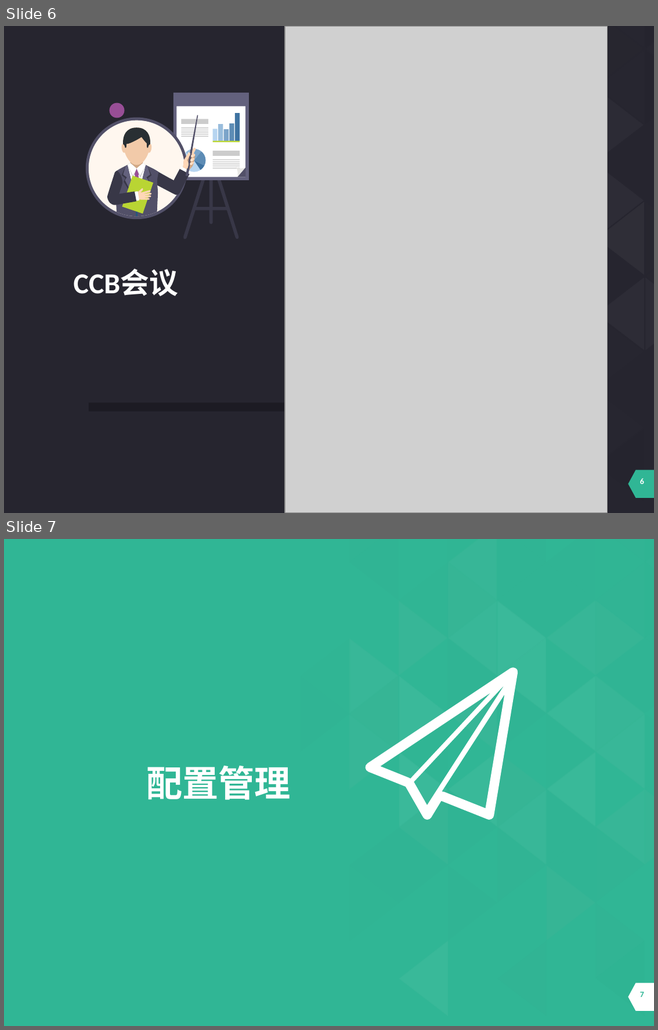
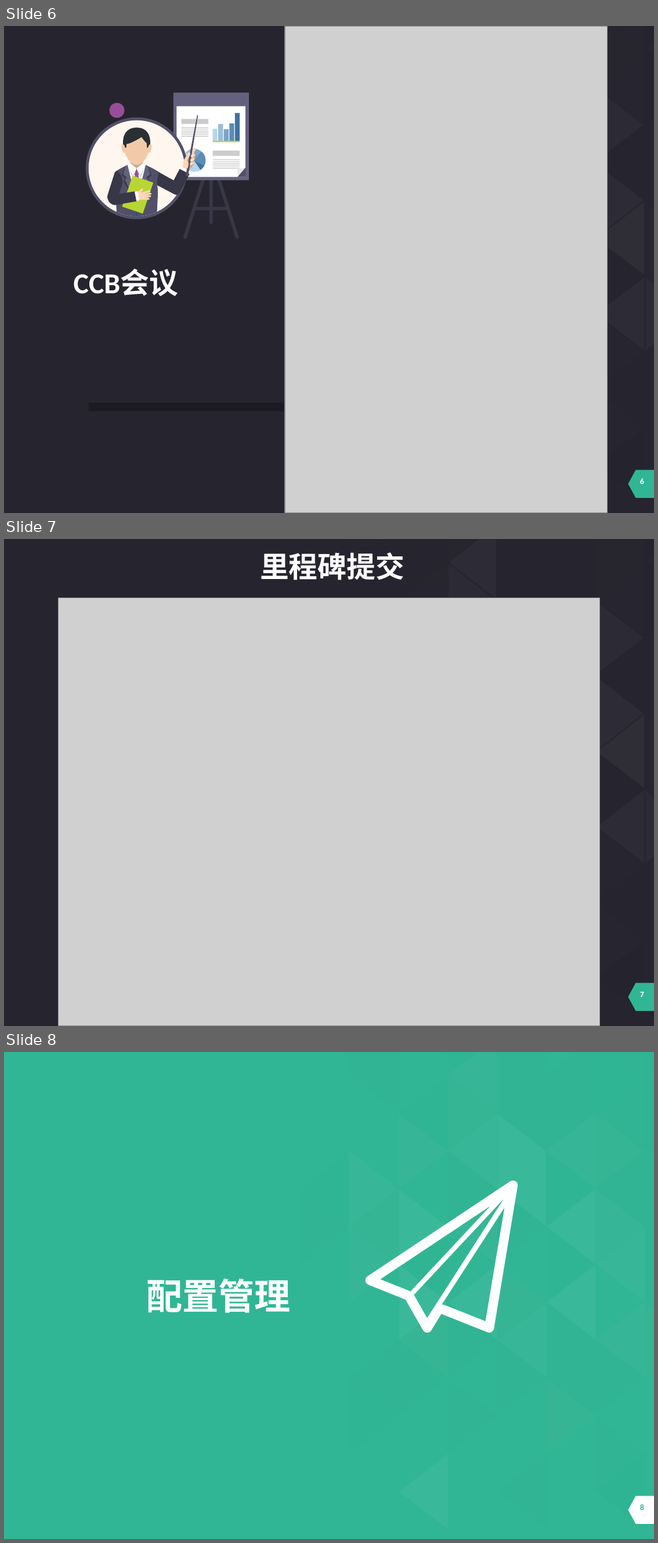
Before and after one commit to cchello/PRD2018-G01, a slide deck: 受控文档/需求管理阶段/PRD2018_G01_基于项目的案例教学系统需求变更评审PPT.pptx. Shown one above the other, each under a label of ours: slides 6 and 7 before the commit, slides 6, 7 and 8 after it. The pictures are 658x1030 and 658x1543 pixels, drawn with LibreOffice and Linux fonts; fonts in the diff are those of the drawing; grey boxes stand for pictures. Boxes give left, top, right and bottom in pixels: in the first picture for what was removed or moved away, otherwise in the second. Text is boxed around its words. In the diff, an @@ line names an element or a change of style, - is before the commit and + after.

Commit message:
评审ppt修改4

```diff
--- a/受控文档/需求管理阶段/PRD2018_G01_基于项目的案例教学系统需求变更评审PPT.pptx
+++ b/受控文档/需求管理阶段/PRD2018_G01_基于项目的案例教学系统需求变更评审PPT.pptx
@@ slide 7 added at (x1=4, y1=539, x2=654, y2=1026), background #26252F; not listed: 28 template elements that a slide beside it also shows @@
@@ text added at (x1=260, y1=552, x2=404, y2=580), 32 pt, text #FFFFFF, bold @@
+里程碑提交
@@ group added at (x1=398, y1=562, x2=595, y2=638): 4 freeform shapes @@
@@ picture added at (x1=58, y1=598, x2=600, y2=1026) @@
@@ what was slide 7 is now slide 8 @@
@@ page number at (x1=640, y1=1504, x2=644, y2=1510): text changed @@
-7
+8
```
